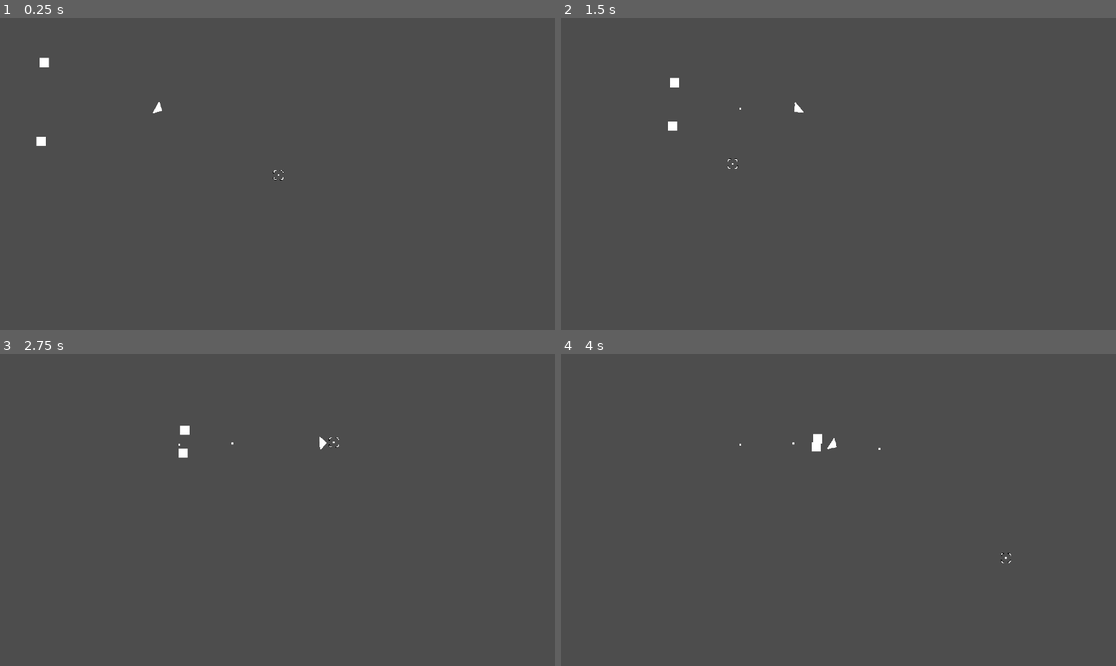
Above: before the commit, frames 1-4 (two rows, left to right).
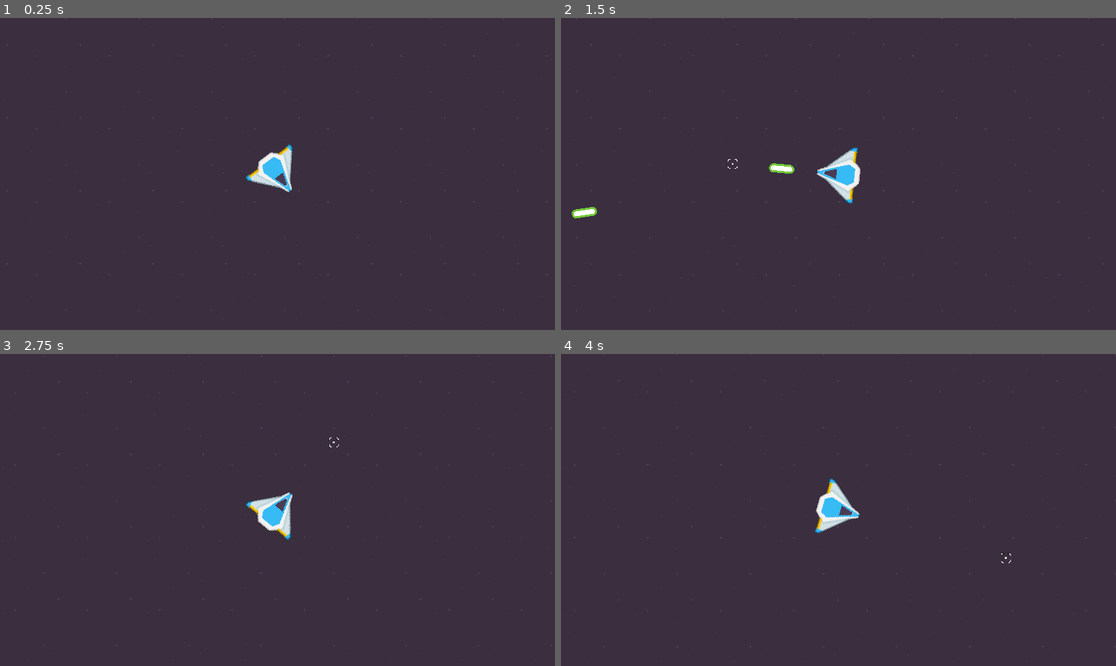
Above: after the commit, the same moments.

Repository: lcrol77/asteroids
Game: Godot game, scene res://main.tscn
The game is run twice, just before and just after one commit, with the same random seed, the same clock (stepped at 60 frames per second) and the same inputs.
Inputs (mouse positions are in pixels of both pictures, inside the frame that each line leads up to):
- Up to frame 1 (0.25 s): no input
- Up to frame 2 (1.5 s): move the mouse to (960, 158) at 0.52 s; hold D (right) 0.53-1.25 s; click (960, 158) at 0.67 s; drag from (727, 189) to (738, 108) at 1.27 s
- Up to frame 3 (2.75 s): move the mouse to (333, 441) at 2.02 s; hold D (right) from 2.03 s (still down); click (333, 441) at 2.17 s
- Up to frame 4 (4 s): release D (right) at 2.75 s; drag from (810, 572) to (794, 444) at 2.77 s; move the mouse to (1005, 556) at 3.52 s; hold A (left) from 3.53 s (still down); click (1005, 556) at 3.67 s

The runs differ from the first frame. In frame 1, 100% of the frame differs, in the area x 0-100%, y 0-100%; in frame 2, 100%; in frame 3, 100%; in frame 4, 100%.

Commit message:
asset overhaul

Diff:
--- /dev/null
+++ b/Util/camera.gd
@@ -0,0 +1,134 @@
+extends Camera2D
+
+@export var dynamic_enabled: bool = false
+@export_range(0, 1, 0.01) var dynamic_factor: float = 0.5
+
+var _duration = 0.0
+var _period_in_ms = 0.0
+var _amplitude = 0.0
+var _timer = 0.0
+var _last_shook_timer = 0
+var _previous_x = 0.0
+var _previous_y = 0.0
+var _last_offset = Vector2(0, 0)
+
+var target = null
+var objects = null
+#var max_dist = 2000.0
+@onready var max_dist: float = (get_viewport_rect().size / 2.0).distance_to(get_viewport_rect().size)
+
+@onready var normal_zoom = zoom
+@onready var normal_position = position
+@onready var normal_smoothing_speed = position_smoothing_speed
+
+func _ready():
+	set_process(true)
+
+# Shake with decreasing intensity while there's time remaining.
+func _process(delta):
+	if target:
+		follow_target(delta)
+	elif dynamic_enabled and objects != null:
+		# Check if objects are not in tree and return
+		var objects_are_in_tree: bool = true
+		for x in objects:
+			if not x.is_inside_tree():
+				objects_are_in_tree = false
+				break
+
+		if objects_are_in_tree:
+			# Offset camera based on the ball position from the center
+			var center: Vector2 = get_viewport_rect().size / 2.0
+			var average_pos: Vector2 = Vector2.ZERO
+			for x in objects:
+				average_pos += x.global_position
+			average_pos /= objects.size()
+
+#			var dist_from_center = center.distance_to(average_pos)
+			var dist_from_center = (average_pos - center) / center
+			#drag_horizontal_offset = dist_from_center.x * dynamic_factor
+			#drag_vertical_offset = dist_from_center.y * dynamic_factor
+
+			# Zoom in or out camera depending on players position
+			var max_distance: float = 0.0
+			var distance = average_pos.distance_to(Vector2(center.x, get_viewport_rect().size.y))
+
+#			print("Distance: ", distance)
+#			print("Max dist: ", max_dist)
+			zoom = lerp(Vector2(0.975, 0.975), Vector2(1.025, 1.025), 1 - (distance/max_dist))
+	else:
+		pass
+
+	# Only shake when there's shake time remaining.
+	if _timer == 0:
+		return
+	# Only shake on certain frames.
+	_last_shook_timer = _last_shook_timer + delta
+	# Be mathematically correct in the face of lag; usually only happens once.
+	while _last_shook_timer >= _period_in_ms:
+		_last_shook_timer = _last_shook_timer - _period_in_ms
+		# Lerp between [amplitude] and 0.0 intensity based on remaining shake time.
+		var intensity = _amplitude * (1 - ((_duration - _timer) / _duration))
+		# Noise calculation logic from http://jonny.morrill.me/blog/view/14
+		var new_x = randf_range(-1.0, 1.0)
+		var x_component = intensity * (_previous_x + (delta * (new_x - _previous_x)))
+		var new_y = randf_range(-1.0, 1.0)
+		var y_component = intensity * (_previous_y + (delta * (new_y - _previous_y)))
+		_previous_x = new_x
+		_previous_y = new_y
+		# Track how much we've moved the offset, as opposed to other effects.
+		var new_offset = Vector2(x_component, y_component)
+		set_offset(get_offset() - _last_offset + new_offset)
+		_last_offset = new_offset
+	# Reset the offset when we're done shaking.
+	_timer = _timer - delta
+	if _timer <= 0:
+		_timer = 0
+		set_offset(get_offset() - _last_offset)
+
+func follow_target(delta: float) -> void:
+	global_position = lerp(global_position, target.global_position, 12.0*delta)
+
+func reset_camera() -> void:
+	global_position = normal_position
+	zoom = normal_zoom
+
+func start_tracking(new_target) -> void:
+	position_smoothing_enabled = false
+	target = new_target
+	$Tween.remove_all()
+	$Tween.interpolate_property(self, "zoom", zoom, Vector2(0.8, 0.8), 0.8,
+		Tween.TRANS_CUBIC, Tween.EASE_IN_OUT)
+	$Tween.start()
+	$Timer.start(1.5)
+
+func stop_tracking() -> void:
+	target = null
+	position_smoothing_enabled = true
+	$Tween.remove_all()
+	$Tween.interpolate_property(self, "zoom", zoom, normal_zoom, 1.0,
+		Tween.TRANS_CUBIC, Tween.EASE_IN_OUT)
+	$Tween.interpolate_property(self, "position", position, normal_position, 0.8,
+		Tween.TRANS_CUBIC, Tween.EASE_IN_OUT)
+	$Tween.start()
+
+# Kick off a new screenshake effect.
+func shake(duration, frequency, amplitude):
+	if frequency == 0: return
+	# Initialize variables.
+	_duration = duration
+	_timer = duration
+	_period_in_ms = 1.0 / frequency
+	_amplitude = amplitude
+	_previous_x = randf_range(-1.0, 1.0)
+	_previous_y = randf_range(-1.0, 1.0)
+	# Reset previous offset, if any.
+	set_offset(get_offset() - _last_offset)
+	_last_offset = Vector2(0, 0)
+
+func _on_Timer_timeout() -> void:
+	if target == null or not is_instance_valid(target): return
+	$Tween.remove_all()
+	$Tween.interpolate_property(self, "zoom", zoom, Vector2(1, 1), 1.5,
+		Tween.TRANS_CUBIC, Tween.EASE_IN_OUT)
+	$Tween.start()
--- /dev/null
+++ b/autoload/Globals.gd
@@ -0,0 +1,6 @@
+extends Node
+
+var camera
+
+func _ready() -> void:
+	pass
--- a/bullet/bullet.gd
+++ /dev/null
@@ -1,4 +0,0 @@
-extends Area2D
-
-func _on_body_entered(body):
-	print("hit", body.name)
--- a/bullet/bullet.tscn
+++ /dev/null
@@ -1,22 +0,0 @@
-[gd_scene load_steps=4 format=3 uid="uid://45ukda6iq6xn"]
-
-[ext_resource type="Script" path="res://bullet/bullet.gd" id="1_2b6m0"]
-[ext_resource type="Texture2D" uid="uid://d3g6ypsrg1h3r" path="res://assets/enemy.png" id="1_2su6f"]
-
-[sub_resource type="RectangleShape2D" id="RectangleShape2D_vlwrg"]
-size = Vector2(10, 10)
-
-[node name="Bullet" type="Area2D"]
-top_level = true
-collision_mask = 2
-script = ExtResource("1_2b6m0")
-
-[node name="Sprite2D" type="Sprite2D" parent="."]
-scale = Vector2(0.2, 0.2)
-texture = ExtResource("1_2su6f")
-
-[node name="CollisionShape2D" type="CollisionShape2D" parent="."]
-shape = SubResource("RectangleShape2D_vlwrg")
-
-[connection signal="area_entered" from="." to="." method="_on_area_entered"]
-[connection signal="body_entered" from="." to="." method="_on_body_entered"]
--- a/main.tscn
+++ b/main.tscn
@@ -1,22 +1,33 @@
-[gd_scene load_steps=5 format=3 uid="uid://cti6p53nikr1e"]
+[gd_scene load_steps=6 format=3 uid="uid://cti6p53nikr1e"]
 
-[ext_resource type="PackedScene" uid="uid://ceny2kkehuyu2" path="res://crosshair/crosshair.tscn" id="1_7yrei"]
+[ext_resource type="PackedScene" uid="uid://ceny2kkehuyu2" path="res://player/crosshair/crosshair.tscn" id="1_7yrei"]
 [ext_resource type="PackedScene" uid="uid://cyeo7qwq5jlmd" path="res://player/player.tscn" id="2_410g3"]
-[ext_resource type="PackedScene" uid="uid://4ret5j3ufo6y" path="res://enemy/enemy.tscn" id="3_ckmda"]
+[ext_resource type="Texture2D" uid="uid://d2qrl6rmhs08c" path="res://assets/Backgrounds/darkPurple.png" id="3_jv2im"]
+[ext_resource type="Script" path="res://Util/camera.gd" id="4_154c0"]
 
 [sub_resource type="GDScript" id="GDScript_7u8s8"]
 script/source = "extends Node2D
 
-const crosshair: PackedScene = preload(\"res://crosshair/crosshair.tscn\")
+@onready var camera: Camera2D = $Player/Camera2D
+@onready var player: CharacterBody2D = $Player
+@onready var crosshair: Sprite2D = %Crosshair
+
 # Called when the node enters the scene tree for the first time.
 func _ready() -> void:
-	var instance = crosshair.instantiate()
-
+	Globals.camera = camera
+	Globals.camera.objects =[crosshair,player]
 "
 
 [node name="Main" type="Node2D"]
 position = Vector2(3, 4)
 script = SubResource("GDScript_7u8s8")
+
+[node name="Sprite2D" type="Sprite2D" parent="."]
+texture_repeat = 2
+position = Vector2(1004, 265)
+texture = ExtResource("3_jv2im")
+region_enabled = true
+region_rect = Rect2(3000, -3000, 10000, 10000)
 
 [node name="Crosshair" parent="." instance=ExtResource("1_7yrei")]
 unique_name_in_owner = true
@@ -24,8 +35,8 @@
 [node name="Player" parent="." instance=ExtResource("2_410g3")]
 position = Vector2(536, 305)
 
-[node name="Enemy" parent="." instance=ExtResource("3_ckmda")]
-position = Vector2(104, 132)
-
-[node name="Enemy2" parent="." instance=ExtResource("3_ckmda")]
-position = Vector2(91, 437)
+[node name="Camera2D" type="Camera2D" parent="Player"]
+scale = Vector2(0.25, 0.25)
+script = ExtResource("4_154c0")
+dynamic_enabled = true
+dynamic_factor = 1.0
--- /dev/null
+++ b/player/bullet/bullet.gd
@@ -0,0 +1,19 @@
+extends Area2D
+class_name Bullet
+
+@export var speed = 1200
+
+var angle: Vector2
+var target: Vector2
+
+func _ready() -> void:
+	angle = global_position.direction_to(target)
+
+func _on_body_entered(body):
+	print("hit", body.name)
+
+func _physics_process(delta: float) -> void:
+	position += angle* speed * delta
+
+func _on_queue_free_timer_timeout() -> void:
+	queue_free()
--- /dev/null
+++ b/player/bullet/bullet.tscn
@@ -0,0 +1,34 @@
+[gd_scene load_steps=5 format=3 uid="uid://45ukda6iq6xn"]
+
+[ext_resource type="Script" path="res://player/bullet/bullet.gd" id="1_2b6m0"]
+[ext_resource type="Texture2D" uid="uid://dpj5jxwddepl8" path="res://assets/PNG/Lasers/laserGreen08.png" id="2_6a65a"]
+[ext_resource type="AudioStream" uid="uid://byicewcvfhwp5" path="res://assets/Bonus/sfx_laser2.ogg" id="3_408dg"]
+
+[sub_resource type="CapsuleShape2D" id="CapsuleShape2D_5tnxm"]
+radius = 1.80628
+height = 8.44444
+
+[node name="Bullet" type="Area2D"]
+top_level = true
+scale = Vector2(12, 12)
+collision_mask = 2
+script = ExtResource("1_2b6m0")
+speed = 6000
+
+[node name="Sprite2D" type="Sprite2D" parent="."]
+rotation = 1.5708
+scale = Vector2(0.2, 0.2)
+texture = ExtResource("2_6a65a")
+
+[node name="CollisionShape2D" type="CollisionShape2D" parent="."]
+rotation = 1.5708
+shape = SubResource("CapsuleShape2D_5tnxm")
+
+[node name="QueueFreeTimer" type="Timer" parent="."]
+
+[node name="AudioStreamPlayer2D" type="AudioStreamPlayer2D" parent="."]
+stream = ExtResource("3_408dg")
+autoplay = true
+
+[connection signal="body_entered" from="." to="." method="_on_body_entered"]
+[connection signal="timeout" from="QueueFreeTimer" to="." method="_on_queue_free_timer_timeout"]
--- a/crosshair/crosshair.tscn
+++ b/player/crosshair/crosshair.tscn
@@ -1,7 +1,7 @@
 [gd_scene load_steps=3 format=3 uid="uid://ceny2kkehuyu2"]
 
 [ext_resource type="Texture2D" uid="uid://ccpfm1n0n3vtx" path="res://assets/crosshair.png" id="1_vtj8g"]
-[ext_resource type="Script" path="res://crosshair/crosshair.gd" id="2_gkbh1"]
+[ext_resource type="Script" path="res://player/crosshair/crosshair.gd" id="2_gkbh1"]
 
 [node name="Crosshair" type="Sprite2D"]
 texture = ExtResource("1_vtj8g")
--- a/player/player.gd
+++ b/player/player.gd
@@ -1,13 +1,13 @@
 extends CharacterBody2D
 
-@export var speed = 400
+@export var speed = 600
 @onready var crosshair: Sprite2D = %Crosshair
 @onready var bullet_spawn = $BulletSpawn
 @onready var bullet_timer: Timer = $BulletTimer
 
 var can_shoot = true
 
-const bullet: PackedScene = preload("res://bullet/bullet.tscn")
+const bullet: PackedScene = preload("res://player/bullet/bullet.tscn")
 
 func _physics_process(delta: float) -> void:
 	var direction = Input.get_vector("left", "right", "up", "down")
@@ -21,8 +21,10 @@
 	# TODO: need to implement some kind of fire rate
 	if Input.is_mouse_button_pressed( 1 ):
 		if can_shoot:
-			var instance = bullet.instantiate()
+			var instance: Bullet = bullet.instantiate()
 			instance.global_position = bullet_spawn.global_position
+			instance.rotation = rotation
+			instance.target = crosshair.global_position
 			add_child(instance)
 			bullet_timer.start()
 			can_shoot = false
--- a/player/player.tscn
+++ b/player/player.tscn
@@ -1,26 +1,29 @@
 [gd_scene load_steps=4 format=3 uid="uid://cyeo7qwq5jlmd"]
 
-[ext_resource type="Texture2D" uid="uid://btpoouocoh57x" path="res://assets/player.png" id="1_2tqwe"]
 [ext_resource type="Script" path="res://player/player.gd" id="1_6kxmw"]
+[ext_resource type="Texture2D" uid="uid://dtitvrp7rj7lt" path="res://assets/PNG/playerShip3_blue.png" id="2_43dpx"]
 
-[sub_resource type="RectangleShape2D" id="RectangleShape2D_qnph5"]
-size = Vector2(12, 22)
+[sub_resource type="CapsuleShape2D" id="CapsuleShape2D_bnbgi"]
+radius = 22.5
+height = 68.0
 
 [node name="Player" type="CharacterBody2D" groups=["player"]]
+z_index = 1
 scale = Vector2(2, 2)
 script = ExtResource("1_6kxmw")
 
-[node name="CollisionShape2D" type="CollisionShape2D" parent="."]
-position = Vector2(6, 0)
-shape = SubResource("RectangleShape2D_qnph5")
-
 [node name="Sprite2D" type="Sprite2D" parent="."]
 rotation = 1.5708
-texture = ExtResource("1_2tqwe")
+texture = ExtResource("2_43dpx")
+
+[node name="CollisionShape2D" type="CollisionShape2D" parent="."]
+position = Vector2(-3.5, 0)
+rotation = 1.5708
+shape = SubResource("CapsuleShape2D_bnbgi")
 
 [node name="BulletSpawn" type="Node2D" parent="."]
-position = Vector2(11, 0)
 
 [node name="BulletTimer" type="Timer" parent="."]
+wait_time = 0.1
 
 [connection signal="timeout" from="BulletTimer" to="." method="_on_bullet_timer_timeout"]
--- a/project.godot
+++ b/project.godot
@@ -15,10 +15,23 @@
 config/features=PackedStringArray("4.3", "Forward Plus")
 config/icon="res://icon.svg"
 
+[autoload]
+
+Globals="*res://autoload/Globals.gd"
+
 [display]
 
 window/size/viewport_width=1920
 window/size/viewport_height=1080
+
+[file_customization]
+
+folder_colors={
+"res://Util/": "pink",
+"res://autoload/": "green",
+"res://enemy/": "red",
+"res://player/": "blue"
+}
 
 [global_group]
 
Renamed: crosshair/crosshair.gd -> player/crosshair/crosshair.gd
